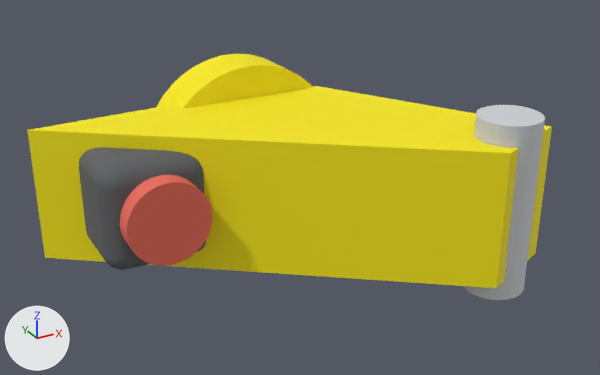
One commit to the OBJ model fanuc-m410ic-185/meshes/wrist_link.obj: the scene before it, then after it.
One viewpoint serves both versions: a 50 mm lens placed at (-0.273, -1.073, 0.489), pointed at (0.258, -0.107, 0.006). Lighting does not change. The marker at lower left points along +X, +Y and +Z. The picture after the commit comes second. Where no turn or scale is listed for an object, it has been applied to the vertices. Vertices at exactly the same position are counted once.

The first picture shows 'j4_housing', 'j4_motor', 'j4_motor_cover', 'level_pin_front', 'wrist_bracket'.
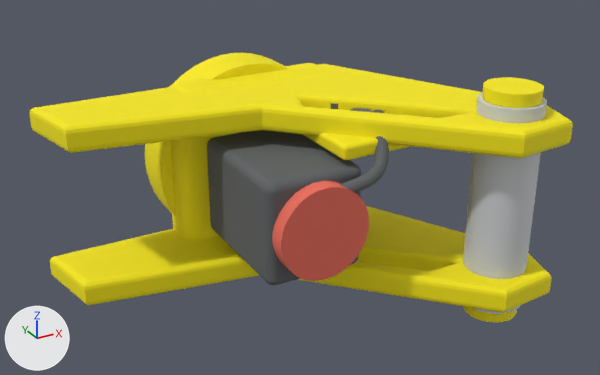
The change, as a diff of the scene's bpy script:
```diff
--- a/fanuc-m410ic-185/meshes/wrist_link.obj.py
+++ b/fanuc-m410ic-185/meshes/wrist_link.obj.py
@@ me_j4_motor @@
-me_j4_motor.from_pydata(...)  # 296 vertices, 588 faces; spans x -0.025..0.135, y -0.09..0.05, z -0.08..0.08
+me_j4_motor.from_pydata(...)  # 296 vertices, 588 faces; spans x 0.149..0.293, y -0.222..-0.017, z -0.075..0.075
+# me_j4_motor part 1: 296 of 296 vertices moved; they spanned x -0.025..0.135, y -0.09..0.05, z -0.08..0.08 and now span x 0.149..0.293, y -0.222..-0.017, z -0.075..0.075; mean shift (0.166, -0.1, 0.0)
 me_j4_motor.materials.append(mat_motor_black)
@@ me_j4_motor_cover @@
-me_j4_motor_cover.from_pydata(...)  # 98 vertices, 192 faces; spans x -0.005..0.115, y -0.12..-0.09, z -0.06..0.06
+me_j4_motor_cover.from_pydata(...)  # 98 vertices, 192 faces; spans x 0.155..0.287, y -0.245..-0.219, z -0.066..0.066
+# me_j4_motor_cover part 2: the whole mesh is scaled about its middle by (1.1, 0.867, 1.1), then moved by (0.166, -0.127, 0.0)
 me_j4_motor_cover.materials.append(mat_motor_cover_red)
@@ me_level_pin_front @@
-me_level_pin_front.from_pydata(...)  # 98 vertices, 192 faces; spans x 0.44..0.53, y -0.324..-0.234, z -0.13..0.13
+me_level_pin_front.from_pydata(...)  # 98 vertices, 192 faces; spans x 0.44..0.53, y -0.324..-0.234, z -0.152..0.153
+# me_level_pin_front part 3: the whole mesh is scaled about its middle by (1, 1, 1.17)
 me_level_pin_front.materials.append(mat_faceplate_steel)
@@ ob_wrist_bracket @@
-ob_wrist_bracket = bpy.data.objects.new('wrist_bracket', me_wrist_bracket)
@@ ob_wrist_motor_lead @@
+ob_wrist_motor_lead = bpy.data.objects.new('wrist_motor_lead', me_wrist_motor_lead)  # 402 vertices, 800 faces; spans x 0.2223..0.3433, y -0.2466..-0.1778, z 0.0364..0.1362; in mat_motor_black (dark grey #5d6063)
+ob_wrist_motor_lead.location = (0.0, 0.0, 0.0)
@@ ob_wrist_fork_cheek_1 @@
+ob_wrist_fork_cheek_1 = bpy.data.objects.new('wrist_fork_cheek_1', me_wrist_fork_cheek_1)  # 88 vertices, 176 faces; spans x -0.075..0.56, y -0.348..0.062, z 0.096..0.134; in mat_fanuc_yellow (yellow #f9e900)
+ob_wrist_fork_cheek_1.location = (0.0, 0.0, 0.0)
@@ ob_wrist_fork_cheek__1 @@
+ob_wrist_fork_cheek__1 = bpy.data.objects.new('wrist_fork_cheek_-1', me_wrist_fork_cheek__1)  # 88 vertices, 176 faces; spans x -0.075..0.56, y -0.348..0.062, z -0.134..-0.096; in mat_fanuc_yellow (yellow #f9e900)
+ob_wrist_fork_cheek__1.location = (0.0, 0.0, 0.0)
@@ ob_wrist_connector_panel @@
+ob_wrist_connector_panel = bpy.data.objects.new('wrist_connector_panel', me_wrist_connector_panel)  # 296 vertices, 588 faces; spans x 0.263..0.383, y -0.217..-0.057, z 0.083..0.105; in mat_fanuc_yellow (yellow #f9e900)
+ob_wrist_connector_panel.location = (0.0, 0.0, 0.0)
@@ ob_wrist_connector_1 @@
+ob_wrist_connector_1 = bpy.data.objects.new('wrist_connector_1', me_wrist_connector_1)  # a 48-sided cylinder along z spanning x 0.305..0.341, y -0.18..-0.144, z 0.104..0.126; in mat_motor_black (dark grey #5d6063)
+ob_wrist_connector_1.location = (0.0, 0.0, 0.0)
@@ ob_wrist_connector_0 @@
+ob_wrist_connector_0 = bpy.data.objects.new('wrist_connector_0', me_wrist_connector_0)  # a 48-sided cylinder along z spanning x 0.305..0.341, y -0.118..-0.082, z 0.104..0.126; in mat_motor_black (dark grey #5d6063)
+ob_wrist_connector_0.location = (0.0, 0.0, 0.0)
@@ ob_wrist_cast_bridge @@
+ob_wrist_cast_bridge = bpy.data.objects.new('wrist_cast_bridge', me_wrist_cast_bridge)  # 296 vertices, 588 faces; spans x 0.12..0.39, y -0.006..0.08, z -0.138..0.138; in mat_fanuc_yellow (yellow #f9e900)
+ob_wrist_cast_bridge.location = (0.0, 0.0, 0.0)
@@ ob_level_pin_front_cap_1 @@
+ob_level_pin_front_cap_1 = bpy.data.objects.new('level_pin_front_cap_1', me_level_pin_front_cap_1)  # a 48-sided cylinder along z spanning x 0.446..0.524, y -0.318..-0.24, z 0.153..0.171; in mat_fanuc_yellow (yellow #f9e900)
+ob_level_pin_front_cap_1.location = (0.0, 0.0, 0.0)
@@ ob_level_pin_front_cap__1 @@
+ob_level_pin_front_cap__1 = bpy.data.objects.new('level_pin_front_cap_-1', me_level_pin_front_cap__1)  # a 48-sided cylinder along z spanning x 0.446..0.524, y -0.318..-0.24, z -0.171..-0.153; in mat_fanuc_yellow (yellow #f9e900)
+ob_level_pin_front_cap__1.location = (0.0, 0.0, 0.0)
```

Boxes (x1, y1, x2, y2) around the edits, measured in the pictures (600 x 375 px):
'wrist_bracket', deleted (yellow)
    before: (27, 86, 552, 288)
'wrist_fork_cheek_1', added (yellow)
    after: (29, 64, 573, 158)
'wrist_fork_cheek_-1', added (yellow)
    after: (50, 206, 552, 313)
'j4_motor', reshaped
    before: (79, 147, 206, 270)
    after: (207, 130, 361, 285)
'j4_motor_cover', moved, rescaled (10% taller)
    before: (120, 175, 212, 266)
    after: (272, 181, 369, 281)
'level_pin_front', rescaled (14% taller)
    before: (463, 105, 545, 300)
    after: (463, 92, 547, 314)
'wrist_cast_bridge', added (yellow)
    after: (169, 63, 328, 240)
'level_pin_front_cap_1', added (yellow)
    after: (482, 77, 544, 108)
'wrist_connector_panel', added (yellow)
    after: (302, 133, 412, 160)
'wrist_motor_lead', added
    after: (340, 110, 389, 193)
'level_pin_front_cap_-1', added (yellow)
    after: (463, 306, 517, 322)
'wrist_connector_1', added (mostly hidden)
    after: (350, 108, 372, 112)
'wrist_connector_0', added (mostly hidden)
    after: (331, 103, 338, 109)
